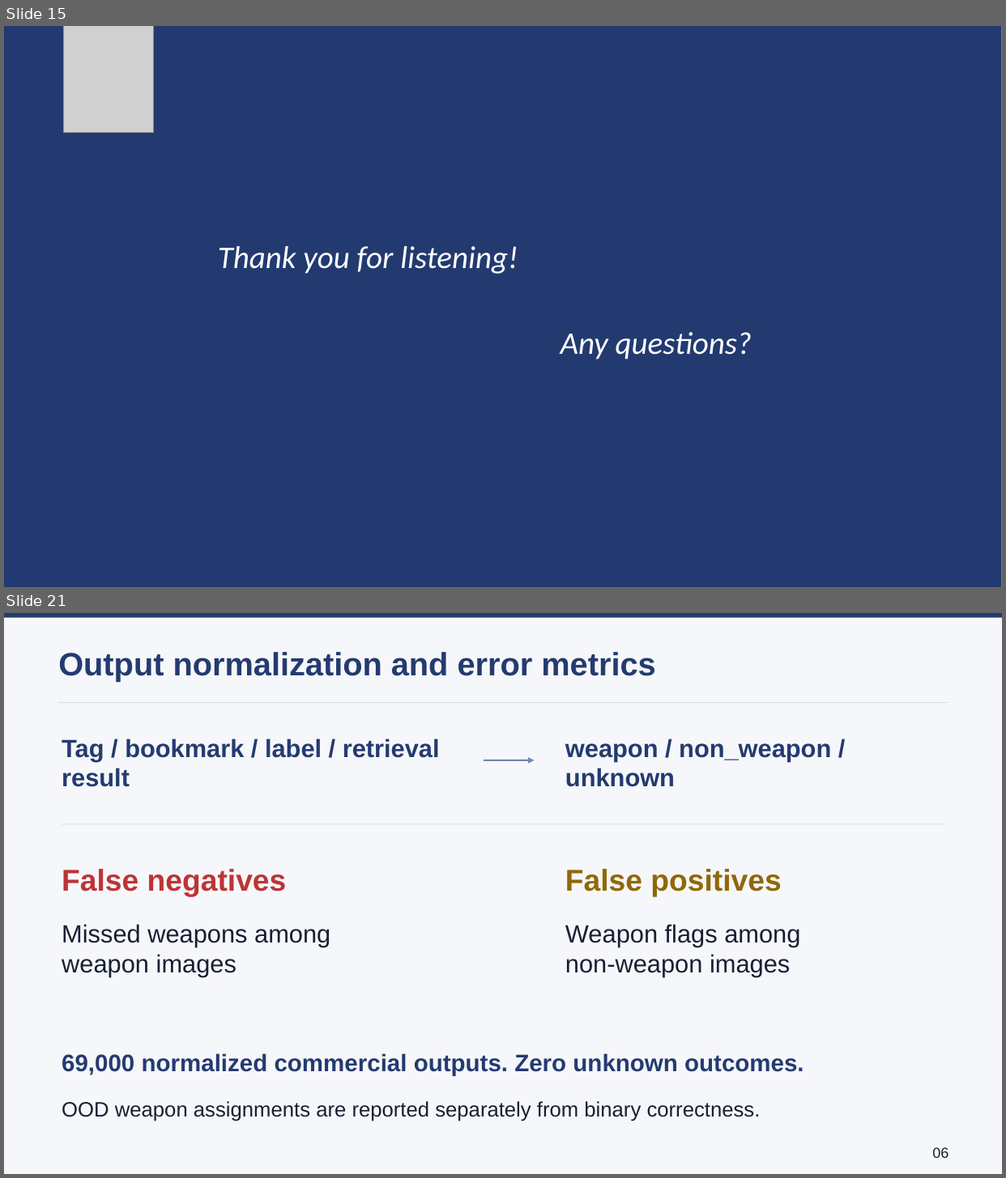
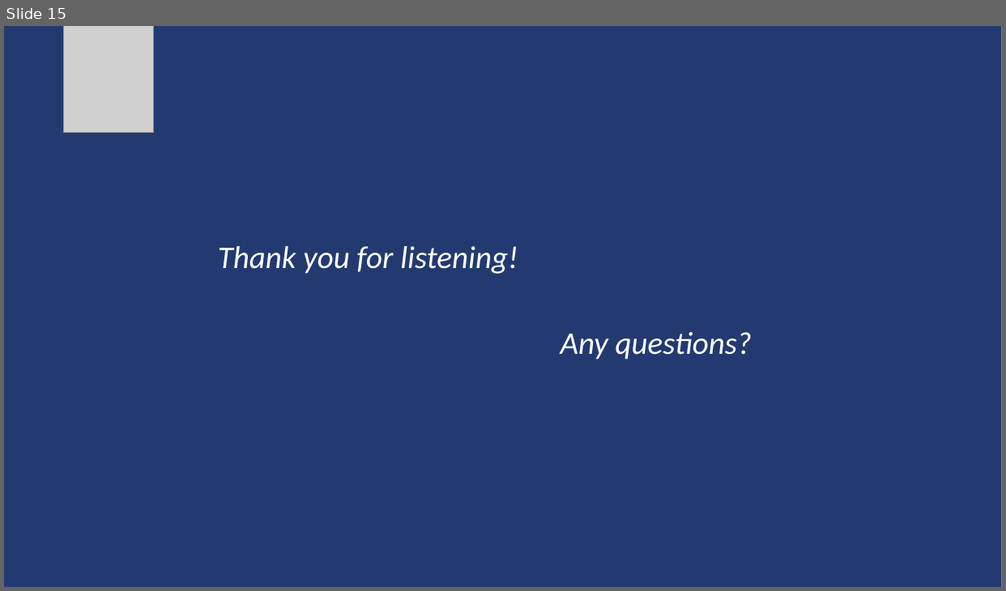
Before and after one commit to lmolinario/Molinario_Thesis_Defense_2026, a slide deck: Molinario_Thesis_Defense_2026.pptx. Shown one above the other, each under a label of ours: slides 15 and 21 before the commit, slide 15 after it; the slides between them are not shown. The pictures are 1006x1178 and 1006x591 pixels, drawn with LibreOffice and Linux fonts; fonts in the diff are those of the drawing; grey boxes stand for pictures. Boxes give left, top, right and bottom in pixels: in the first picture for what was removed or moved away, otherwise in the second. Text is boxed around its words. In the diff, an @@ line names an element or a change of style, - is before the commit and + after.

```diff
--- a/Molinario_Thesis_Defense_2026.pptx
+++ b/Molinario_Thesis_Defense_2026.pptx
@@ slide 21 removed at (x1=4, y1=613, x2=1002, y2=1174), background #F6F7FA @@
@@ rectangle removed at (x1=4, y1=613, x2=1002, y2=618) @@
@@ text removed at (x1=58, y1=652, x2=655, y2=681) @@
-Output normalization and error metrics
@@ line removed from (58, 703) to (948, 703) @@
@@ text removed at (x1=62, y1=739, x2=440, y2=787) @@
-Tag / bookmark / label / retrieval result
@@ text removed at (x1=565, y1=743, x2=831, y2=787) @@
-weapon / non_weapon / unknown
@@ arrow removed from (484, 760) to (534, 760) @@
@@ line removed from (62, 824) to (944, 824) @@
@@ text removed at (x1=62, y1=869, x2=287, y2=897) @@
-False negatives
@@ text removed at (x1=565, y1=869, x2=781, y2=897) @@
-False positives
@@ text removed at (x1=62, y1=924, x2=330, y2=977) @@
-Missed weapons among
-weapon images
@@ text removed at (x1=565, y1=924, x2=800, y2=977) @@
-Weapon flags among
-non-weapon images
@@ text removed at (x1=62, y1=1054, x2=804, y2=1076) @@
-69,000 normalized commercial outputs. Zero unknown outcomes.
@@ text removed at (x1=62, y1=1101, x2=761, y2=1122) @@
-OOD weapon assignments are reported separately from binary correctness.
@@ text removed at (x1=932, y1=1148, x2=948, y2=1158) @@
-06
```
Also in this commit, not shown: 12 other slides removed.
